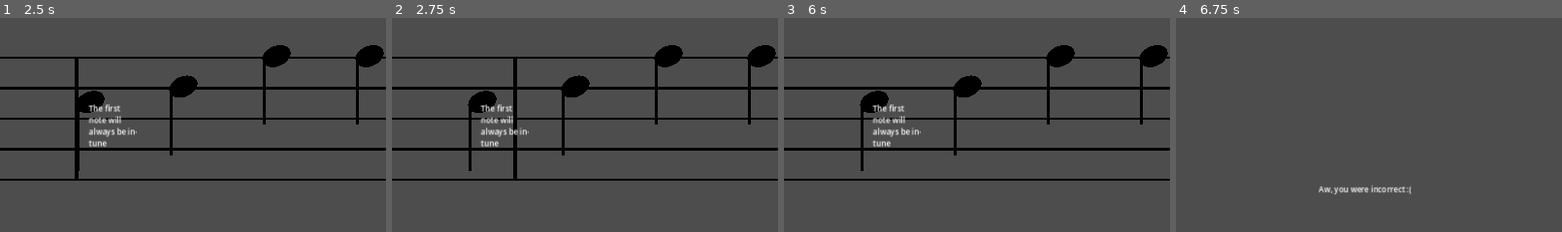
Above: before the commit, frames 1-4 (left to right).
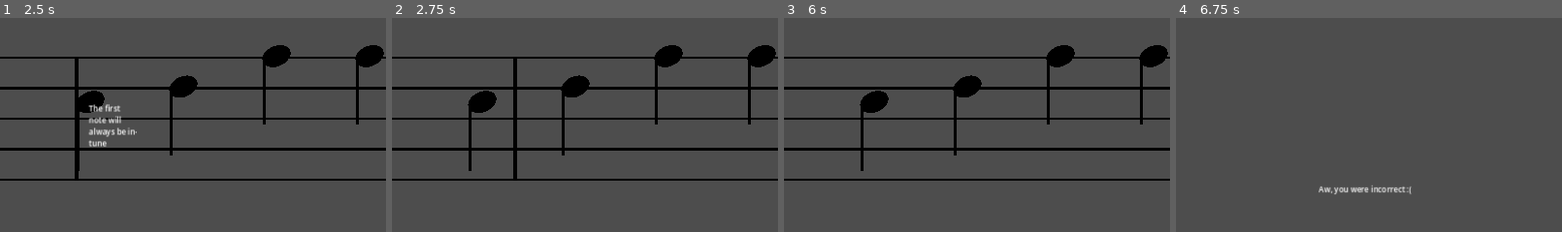
Above: after the commit, the same moments.

Repository: Sniggiho/COMP225-Reluna
Game: Godot game, scene res://Scenes/firstScene.tscn
Two runs of this game, one before a commit and one after it. Both use one fixed random seed, a clock stepped at 60 frames per second and the inputs below.
Inputs (mouse positions are % of the whole screen's width and height, from its top left):
- Up to frame 1 (2.5 s): click (37, 29) at 0.52 s; click "Play" at 1.25 s; click "Play" at 2 s
- Up to frame 2 (2.75 s): no input
- Up to frame 3 (6 s): click "Check Selected" at 2.75 s; click (37, 29) at 3.52 s; click "Check Selected" at 4.25 s; click (37, 29) at 5.02 s; click "Play" at 5.75 s
- Up to frame 4 (6.75 s): click "Check Selected" at 6.5 s
The pictures show only the part of the screen within x 25-75%, y 9-59%; the shares and areas given below are measured in that part.

Frame 1 is identical in both runs. In frame 2, 0.8% of the frame differs, in the area x 22-36%, y 40-61%; in frame 3, 0.8%; in frame 4, nothing differs.

Commit message:
first note text now has 2s timer

Diff:
--- a/Project/Scenes/Note/Note.gd
+++ b/Project/Scenes/Note/Note.gd
@@ -11,6 +11,8 @@
 
 var selectable : bool = true
 var selected : bool = false
+var shownText : bool = false
+var timer : Timer
 
 var lineHeight : float
 
@@ -42,6 +44,12 @@
 
 func getDetuneCents() -> int:
 	return detuneCents
+
+# connected to timer if it exsits.
+# Timer only exists for the first click of the first note
+func _clearText() -> void:
+	if text:
+		text.text = ""
 
 func orientation() -> void:
 	_draw()
@@ -135,6 +143,14 @@
 			text.size = Vector2(100, 100)
 			text.mouse_filter = Control.MOUSE_FILTER_IGNORE
 			add_child(text)
+			shownText = true
+
+			timer = Timer.new()
+			timer.one_shot = true
+			timer.autostart = true
+			timer.wait_time = 2
+			add_child(timer)
+			timer.timeout.connect(_clearText)
 
 func _changeColor() -> void:
 	if selected:
